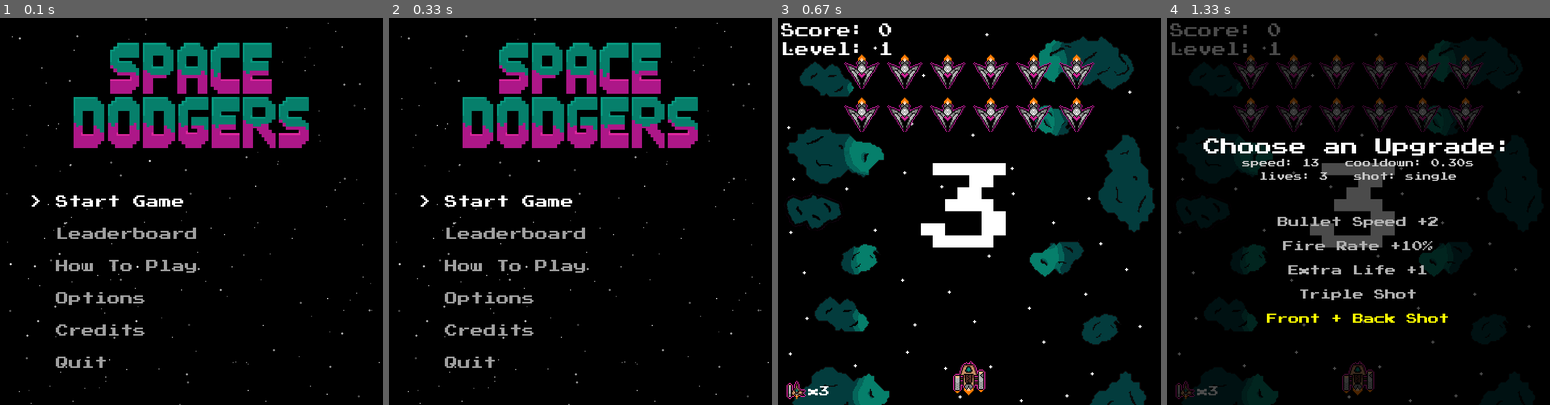
Above: before the commit, frames 1-4 (left to right).
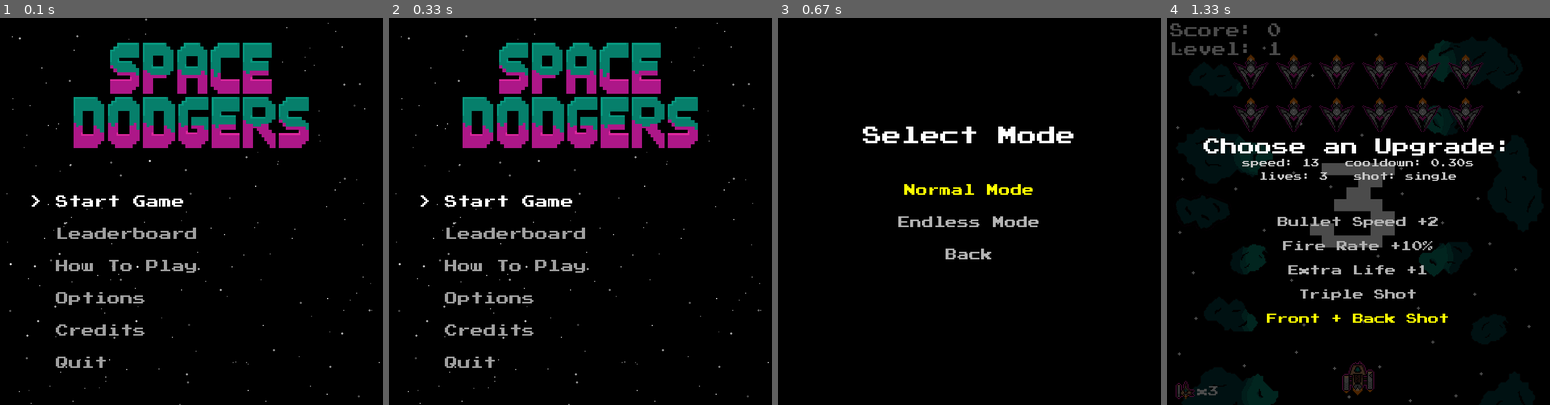
Above: after the commit, the same moments.

Repository: software-engineering-game/pygame-game
Game: pygame game, started from main.py
The game is run twice, just before and just after one commit, with the same random seed, the same clock (stepped at 60 frames per second) and the same inputs.
Inputs:
- Up to frame 1 (0.1 s): no input
- Up to frame 2 (0.33 s): no input
- Up to frame 3 (0.67 s): tap Enter at 0.33 s
- Up to frame 4 (1.33 s): tap Enter at 0.67 s; hold T from 1 s (still down); hold Up from 1 s (still down)

Frames 1-2 are identical in both runs. In frame 3, 21% of the frame differs, in the area x 0-99%, y 1-100%; in frame 4, nothing differs.

Commit message:
adding endless game mode

Diff:
--- /dev/null
+++ b/states/endless_game_state.py
@@ -0,0 +1,93 @@
+import random
+from states import settings
+from states import utils
+from states import entities
+from states.game_state import GameState
+from states.upgrade_state import UpgradeState
+
+
+class EndlessGameState(GameState):
+    def on_enter(self, app):
+        if getattr(self, "endless_initialized", False):
+            return
+
+        self.endless_initialized = True
+        self.endless_round = 1
+
+        super().on_enter(app)
+
+    def handle_level_clear(self, app):
+        self.waiting_for_upgrade = True
+        self.pending_level_index = None
+        app.change_state(UpgradeState(app, self))
+
+    def _resume_after_upgrade(self):
+        self.pending_level_index = None
+        self.waiting_for_upgrade = False
+
+        self.enemy_ships.empty()
+        self.enemy_bullets.empty()
+        self.ally_bullets.empty()
+
+        self.endless_round += 1
+        self.spawn_random_level()
+
+        self.current_level_num += 1
+
+        self.countdown = 1.5
+        self.countdown_active = True
+
+    def spawn_random_level(self):
+        difficulty = self.endless_round
+
+        basic_count = min(20, 5 + difficulty * 2)
+        swarm_count = min(8, difficulty // 2)
+        bomber_count = min(4, difficulty // 3)
+
+        basic_frames = utils.load_spritesheet(
+            sheet_name="enemy_basic.png",
+            frame_width=66,
+            frame_height=utils.FRAME_SIZE
+        )
+
+        swarm_frames = utils.load_spritesheet(
+            sheet_name="enemy_swarm.png",
+            frame_width=66,
+            frame_height=utils.FRAME_SIZE
+        )
+
+        bomber_frames = utils.load_spritesheet(
+            sheet_name="enemy_bomber.png",
+            frame_width=66,
+            frame_height=utils.FRAME_SIZE
+        )
+
+        for _ in range(basic_count):
+            enemy = entities.Basic_Enemy(
+                frames=basic_frames,
+                start_pos=(
+                    random.randint(80, settings.WIDTH - 80),
+                    random.randint(60, 260)
+                )
+            )
+            self.enemy_ships.add(enemy)
+
+        for _ in range(swarm_count):
+            enemy = entities.Swarm_Enemy(
+                frames=swarm_frames,
+                start_pos=(
+                    random.randint(80, settings.WIDTH - 80),
+                    random.randint(80, 320)
+                )
+            )
+            self.enemy_ships.add(enemy)
+
+        for _ in range(bomber_count):
+            enemy = entities.Bomber_Enemy(
+                frames=bomber_frames,
+                start_pos=(
+                    random.randint(100, settings.WIDTH - 100),
+                    random.randint(70, 240)
+                )
+            )
+            self.enemy_ships.add(enemy)
--- a/states/game_state.py
+++ b/states/game_state.py
@@ -280,20 +280,19 @@
 
         # Level progression: clear level -> upgrade pick -> spawn next level
         if not self.enemy_ships and not self.waiting_for_upgrade:
-            is_last_level = self.level_index >= len(self.intro_levels) - 1
-
-            if is_last_level:
-                app.change_state(WinState("You Win!", self.enemy_hit_count))
-                return
-
-            self.waiting_for_upgrade = True
-            if not is_last_level:
-                self.pending_level_index = self.level_index + 1
-            else:
-                self.pending_level_index = self.level_index
-
-            app.change_state(UpgradeState(app, self))
+            self.handle_level_clear(app)
             return
+
+    def handle_level_clear(self, app):
+        is_last_level = self.level_index >= len(self.intro_levels) - 1
+
+        if is_last_level:
+            app.change_state(WinState("You Win!", self.enemy_hit_count))
+            return
+
+        self.waiting_for_upgrade = True
+        self.pending_level_index = self.level_index + 1
+        app.change_state(UpgradeState(app, self))
 
     def draw(self, app, screen):
         # Background
@@ -326,8 +325,10 @@
         # Draw Score and Level Counters
         counter_text = self.score_font.render(f"Score: {self.enemy_hit_count}", True, font_color)
         screen.blit(counter_text, (10, 10))
+        display_level = getattr(self, "endless_round", self.level_index + 1)
+
         level_text = self.score_font.render(
-            f"Level: {self.level_index + 1}",
+            f"Level: {display_level}",
             True,
             font_color
         )
--- a/states/main_menu_state.py
+++ b/states/main_menu_state.py
@@ -56,8 +56,8 @@
             elif event.key == settings.keybind_menu_confirm:
 
                 if self.selected == 0:
-                    from states.game_state import GameState
-                    app.change_state(GameState())
+                    from states.mode_select_state import ModeSelectState
+                    app.change_state(ModeSelectState())
 
                 elif self.selected == 1:
                     from states.leaderboard_state import LeaderboardState
--- /dev/null
+++ b/states/mode_select_state.py
@@ -0,0 +1,53 @@
+import pygame
+from states.base_state import State
+from states import settings
+from states.main_menu_state import MainMenuState
+from states.game_state import GameState
+from states.endless_game_state import EndlessGameState
+
+
+class ModeSelectState(State):
+    def __init__(self):
+        self.selected = 0
+        self.options = ["Normal Mode", "Endless Mode", "Back"]
+
+    def on_enter(self, app):
+        self.font = pygame.font.Font("assets/fonts/PressStart2P-vaV7.ttf", 36)
+        self.small_font = pygame.font.Font("assets/fonts/PressStart2P-vaV7.ttf", 22)
+
+    def handle_event(self, app, event):
+        if event.type != pygame.KEYDOWN:
+            return
+
+        if event.key == pygame.K_UP:
+            self.selected = (self.selected - 1) % len(self.options)
+
+        elif event.key == pygame.K_DOWN:
+            self.selected = (self.selected + 1) % len(self.options)
+
+        elif event.key == settings.keybind_menu_confirm:
+            if self.selected == 0:
+                app.change_state(GameState())
+            elif self.selected == 1:
+                app.change_state(EndlessGameState())
+            elif self.selected == 2:
+                app.change_state(MainMenuState())
+
+        elif event.key == pygame.K_ESCAPE:
+            app.change_state(MainMenuState())
+
+    def update(self, app, dt):
+        pass
+
+    def draw(self, app, screen):
+        screen.fill((0, 0, 0))
+
+        title = self.font.render("Select Mode", True, (255, 255, 255))
+        title_rect = title.get_rect(center=(settings.WIDTH // 2, settings.HEIGHT // 2 - 140))
+        screen.blit(title, title_rect)
+
+        for i, option in enumerate(self.options):
+            color = (255, 255, 0) if i == self.selected else (180, 180, 180)
+            text = self.small_font.render(option, True, color)
+            rect = text.get_rect(center=(settings.WIDTH // 2, settings.HEIGHT // 2 - 40 + i * 60))
+            screen.blit(text, rect)
--- a/states/upgrade_state.py
+++ b/states/upgrade_state.py
@@ -80,7 +80,8 @@
         rect = text.get_rect(center=(settings.WIDTH // 2, settings.HEIGHT // 2 - 120))
         screen.blit(text, rect)
 
-        current_shot = getattr(self.previous_state.player, "shot_mode", "single")
+        current_shot = getattr(self.previous_state, "player_shot_mode", "single")
+        current_lives = getattr(self.previous_state, "lives", 3)
 
         stats_text_1 = self.tiny_font.render(
             f"speed: {settings.bullet_spd}   cooldown: {settings.bullet_cooldown:.2f}s",
@@ -89,7 +90,7 @@
         )
 
         stats_text_2 = self.tiny_font.render(
-            f"lives: {self.previous_state.lives}   shot: {current_shot}",
+            f"lives: {current_lives}   shot: {current_shot}",
             True,
             (200, 200, 200)
         )
--- a/test_states/test_upgrade_screen.py
+++ b/test_states/test_upgrade_screen.py
@@ -66,7 +66,13 @@
 	_app, _previous, state = _make_state()
 
 	assert state.selected == 0
-	assert state.options == ["Bullet Speed +2", "Fire Rate +10%"]
+	assert state.options == [
+		"Bullet Speed +2",
+		"Fire Rate +10%",
+		"Extra Life +1",
+		"Triple Shot",
+		"Front + Back Shot",
+	]
 	assert state.font is not None
 	assert state.small_font is not None
 
